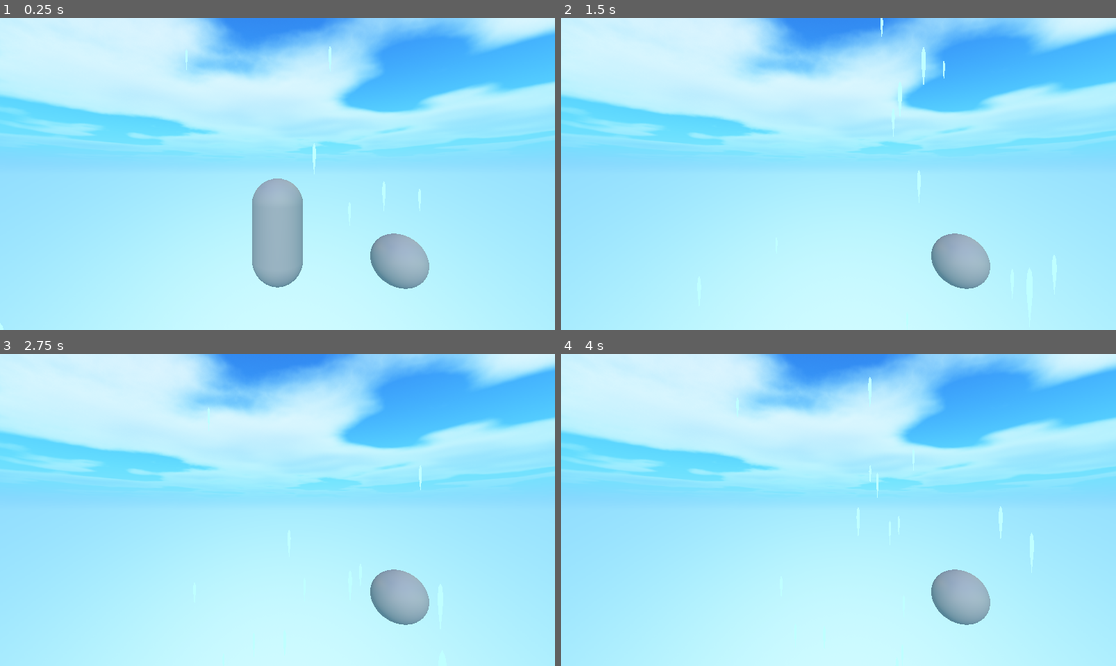
Above: before the commit, frames 1-4 (two rows, left to right).
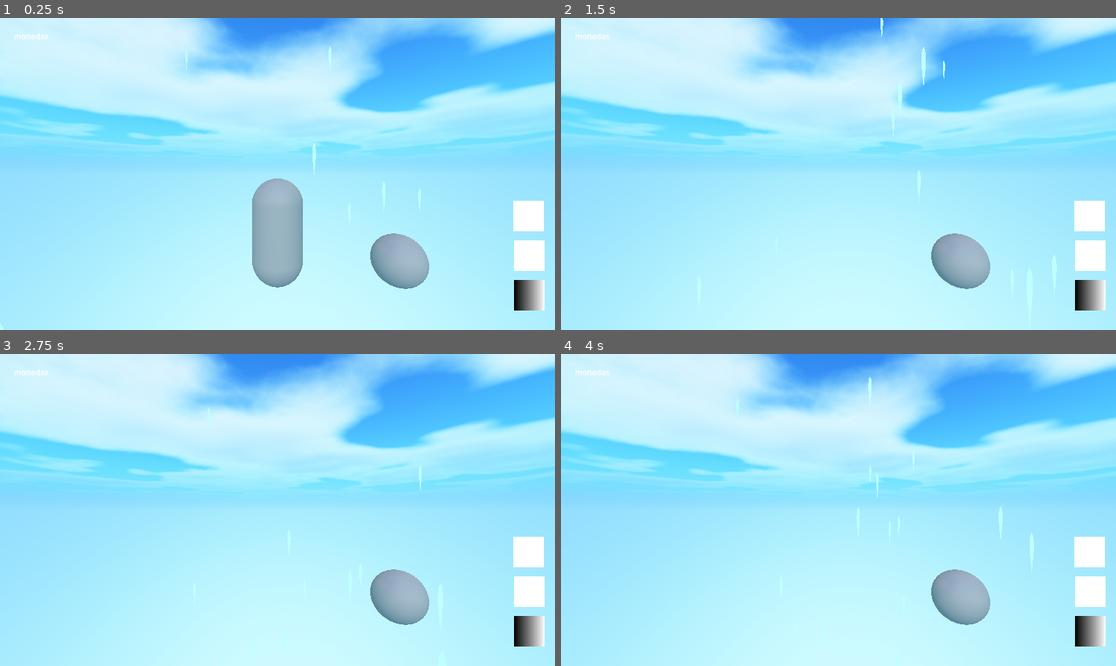
Above: after the commit, the same moments.

Repository: Mangonels/Project-Koi
Game: Godot game, scene res://scenes/Collision_test/Test.tscn
Two runs of this game, one before a commit and one after it. Both use one fixed random seed, a clock stepped at 60 frames per second and the inputs below. This scene is started directly instead of the project's main scene.
Inputs:
- Up to frame 1 (0.25 s): no input
- Up to frame 2 (1.5 s): hold D (strafe_right) 0.53-1.28 s; tap Space (jump) at 0.77 s; hold S (move_back) from 1.28 s (still down)
- Up to frame 3 (2.75 s): tap Space (jump) at 1.52 s; release S (move_back) at 2.03 s; hold D (strafe_right) from 2.03 s (still down)
- Up to frame 4 (4 s): release D (strafe_right) at 2.78 s; hold W (move_forward) 2.78-3.53 s; tap Space (jump) at 3.02, 3.77 s; hold A (strafe_left) from 3.53 s (still down)

The runs differ from the first frame. In frame 1, 1.7% of the frame differs, in the area x 2-99%, y 4-94%; in frame 2, 1.7%; in frame 3, 1.7%; in frame 4, 1.7%.
Error after the commit: Parse Error: Expected indented block after function declaration. (res://scripts/ui_control.gd:20)

Commit message:
ui simple - inv

Diff:
--- a/project.godot
+++ b/project.godot
@@ -18,6 +18,7 @@
 [autoload]
 
 GlobalInventory="*res://scripts/global_inventory.gd"
+UiControl="*res://scripts/ui_control.gd"
 
 [input]
 
--- a/scenes/Collision_test/Test.tscn
+++ b/scenes/Collision_test/Test.tscn
@@ -1,7 +1,8 @@
-[gd_scene load_steps=5 format=3 uid="uid://bihjdhcscyl84"]
+[gd_scene load_steps=6 format=3 uid="uid://bihjdhcscyl84"]
 
 [ext_resource type="PackedScene" uid="uid://tpl7k3xe4ht3" path="res://scenes/game_scene.tscn" id="1_e6alc"]
 [ext_resource type="Script" uid="uid://b6a5k1conkenn" path="res://scripts/collectible_trigger.gd" id="2_spf0k"]
+[ext_resource type="PackedScene" uid="uid://cq30mjdqixaoh" path="res://scenes/UI BASE/general_ui.tscn" id="3_1vai0"]
 
 [sub_resource type="SphereShape3D" id="SphereShape3D_e6alc"]
 
@@ -24,4 +25,6 @@
 [node name="MeshInstance3D" type="MeshInstance3D" parent="Collectable/Area3D"]
 mesh = SubResource("SphereMesh_spf0k")
 
+[node name="GeneralUi" parent="." instance=ExtResource("3_1vai0")]
+
 [connection signal="body_entered" from="Collectable/Area3D" to="Collectable" method="_on_area_3d_body_entered"]
--- /dev/null
+++ b/scenes/UI BASE/general_ui.tscn
@@ -0,0 +1,48 @@
+[gd_scene load_steps=4 format=3 uid="uid://cq30mjdqixaoh"]
+
+[sub_resource type="Gradient" id="Gradient_qgfde"]
+
+[sub_resource type="GradientTexture2D" id="GradientTexture2D_pf4ar"]
+gradient = SubResource("Gradient_qgfde")
+
+[sub_resource type="CanvasTexture" id="CanvasTexture_4ojb2"]
+
+[node name="GeneralUi" type="Control"]
+layout_mode = 3
+anchors_preset = 15
+anchor_right = 1.0
+anchor_bottom = 1.0
+grow_horizontal = 2
+grow_vertical = 2
+
+[node name="coins_text" type="RichTextLabel" parent="."]
+layout_mode = 0
+offset_left = 29.0
+offset_top = 26.0
+offset_right = 193.0
+offset_bottom = 70.0
+text = "monedas"
+
+[node name="imagen_abajo" type="TextureRect" parent="."]
+layout_mode = 0
+offset_left = 1067.0
+offset_top = 544.0
+offset_right = 1131.0
+offset_bottom = 608.0
+texture = SubResource("GradientTexture2D_pf4ar")
+
+[node name="imagen_medio" type="TextureRect" parent="."]
+layout_mode = 0
+offset_left = 1067.0
+offset_top = 462.0
+offset_right = 1130.0
+offset_bottom = 526.0
+texture = SubResource("CanvasTexture_4ojb2")
+
+[node name="imagen_arriba" type="TextureRect" parent="."]
+layout_mode = 0
+offset_left = 1066.0
+offset_top = 379.0
+offset_right = 1129.0
+offset_bottom = 443.0
+texture = SubResource("CanvasTexture_4ojb2")
--- a/scripts/collectible_trigger.gd
+++ b/scripts/collectible_trigger.gd
@@ -5,11 +5,10 @@
 
 
 var enter: bool = false;
-
 #Definimos que objeto es y que jemos de hacer con el
-
 
 func _on_area_3d_body_entered(body: Node3D) -> void:
 		if(body.is_in_group("Player_Body")):
 			GlobalInventory.getObject(type_consumible);
+			#queue_free();
 	 # Replace with function body.
--- a/scripts/global_inventory.gd
+++ b/scripts/global_inventory.gd
@@ -4,15 +4,19 @@
 var coinValue: int = 1;
 var objects: Array[String] = []
 # Called when the node enters the scene tree for the first time.
+
+
 func getObject(type_consumible: String) -> void:
 	if (type_consumible == "coin"):
-		add_coins(coinValue)
+		add_coins(coinValue);
 	else:
 		addInvenotry(type_consumible);
 
 func add_coins(value: int) -> void:
 	coins = coins + value;
-	print(coins)
+	print(coins);
+	UiControl.chageText(coins);
+
 
 func addInvenotry(type_consumible: String)	-> void:
 	if (objects.size() < 3):
--- /dev/null
+++ b/scripts/ui_control.gd
@@ -0,0 +1,20 @@
+extends Node;
+
+var label_coins;
+var imagen_abajo_label;
+var imagen_medio_label;
+var imagen_arriba_label;
+
+func _ready():
+	label_coins  = get_node("/root/Node3D/GeneralUi/coins_text");
+
+	imagen_abajo_label = get_node("/root/Node3D/GeneralUi/imagen_abajo");
+	imagen_medio_label = get_node("/root/Node3D/GeneralUi/imagen_medio");
+	imagen_arriba_label = get_node("/root/Node3D/GeneralUi/imagen_arriba");
+
+
+func chageText(value: int) -> void:
+	label_coins.set_text(str(value));
+	print(value);
+
+func PutImage() -> void:
Binary file added: scenes/UI BASE/imagenesPrueba/botas.jpg
Not shown, added: scenes/UI BASE/imagenesPrueba/botas.jpg.import
Binary file added: scenes/UI BASE/imagenesPrueba/jetpack.webp
Not shown, added: scenes/UI BASE/imagenesPrueba/jetpack.webp.import
Binary file added: scenes/UI BASE/imagenesPrueba/semilla.png
Not shown, added: scenes/UI BASE/imagenesPrueba/semilla.png.import
Not shown, added: scripts/ui_control.gd.uid
